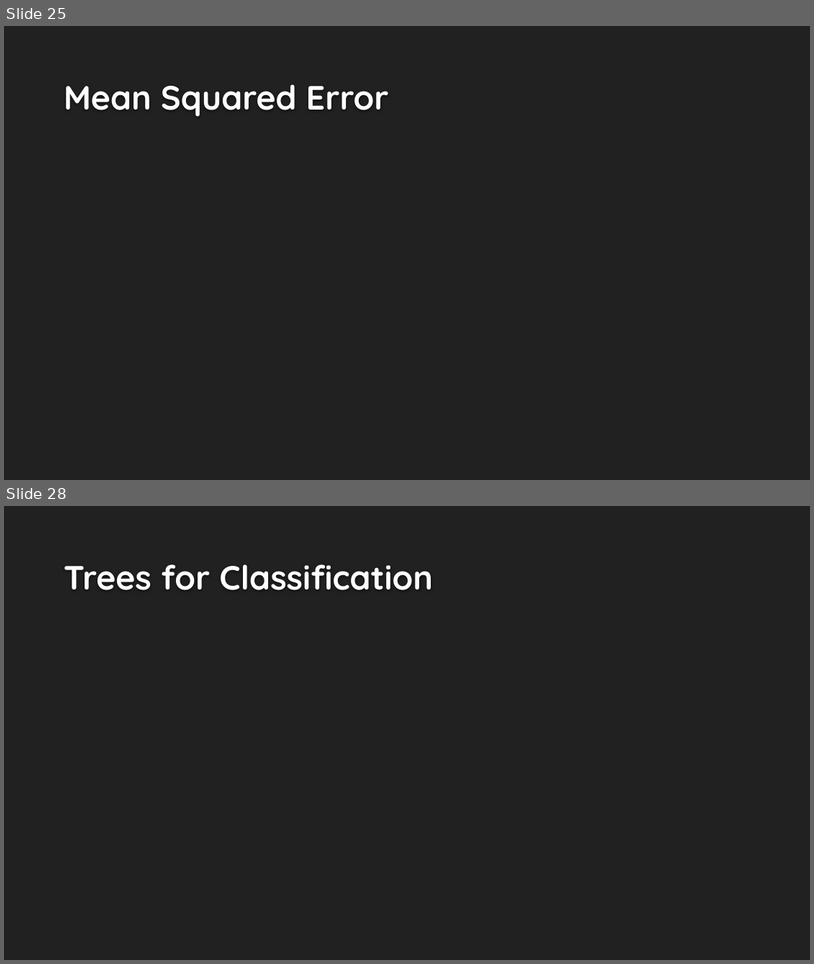
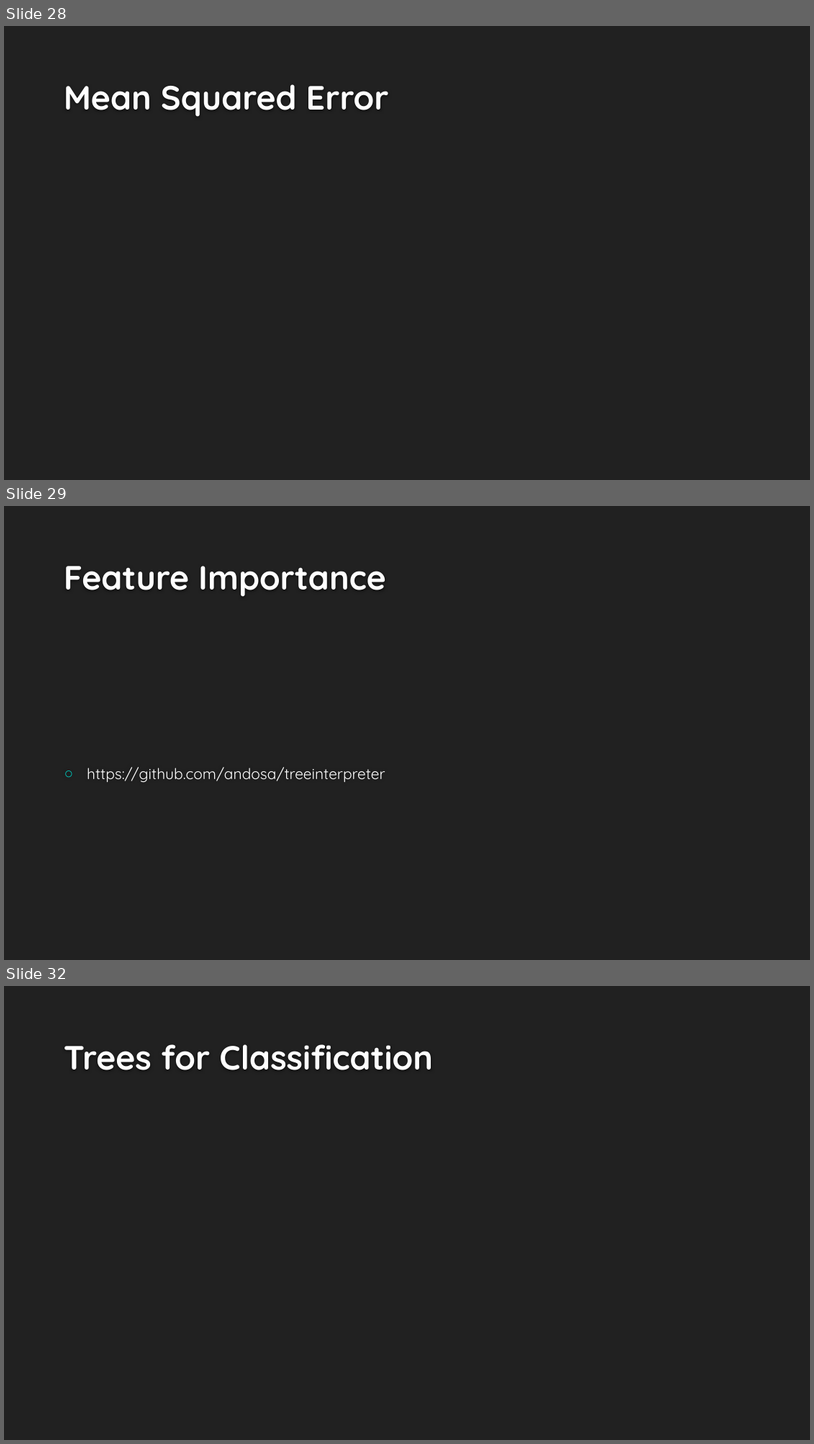
Before and after one commit to EricSchles/algorithmic_bias, a slide deck: Understanding Bias Via Interpretability.pptx. Shown one above the other, each under a label of ours: slides 25 and 28 before the commit, slides 28, 29 and 32 after it; the slides between them are not shown. The pictures are 814x964 and 814x1444 pixels, drawn with LibreOffice and Linux fonts; fonts in the diff are those of the drawing; background and template pictures are left out. Boxes give left, top, right and bottom in pixels: in the first picture for what was removed or moved away, otherwise in the second. Text is boxed around its words. In the diff, an @@ line names an element or a change of style, - is before the commit and + after.

```diff
--- a/Understanding Bias Via Interpretability.pptx
+++ b/Understanding Bias Via Interpretability.pptx
@@ slide 29 added at (x1=4, y1=506, x2=810, y2=960), background #212121 @@
@@ title added at (x1=64, y1=566, x2=386, y2=597), 40 pt, text #FEFEFE, bold @@
+Feature Importance
@@ text added at (x1=87, y1=767, x2=386, y2=782), 18 pt, text #FFFFFF @@
+○ https://github.com/andosa/treeinterpreter
@@ what was slide 25 is now slide 28 @@
@@ what was slide 28 is now slide 32 @@
```
Also in this commit, not shown: 5 slides changed, 18 other slides added, 6 slides removed, 13 other files.
